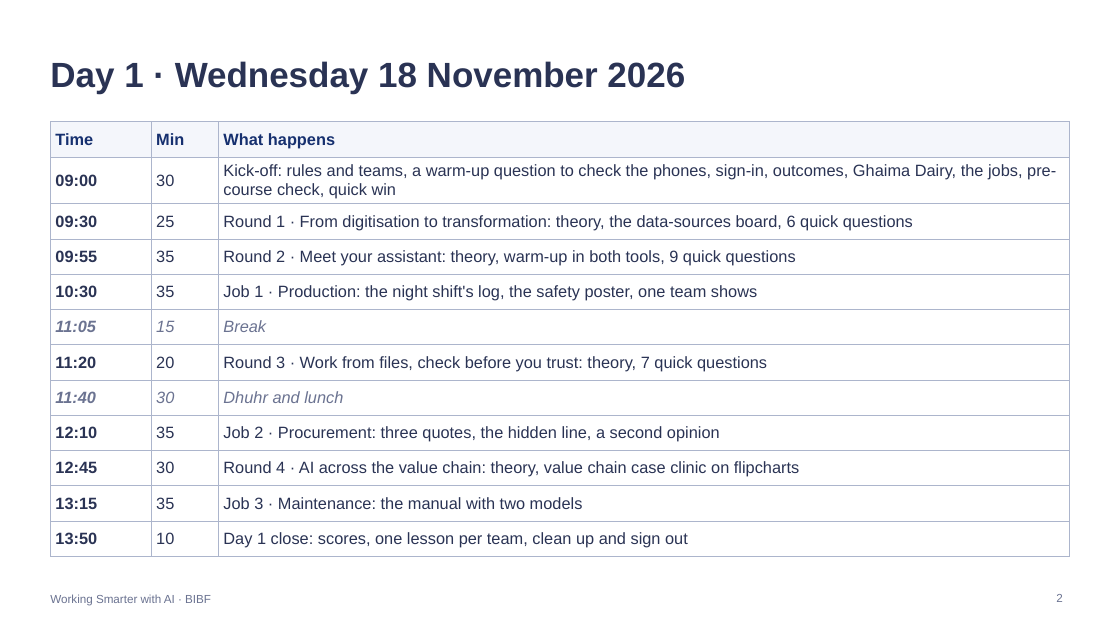
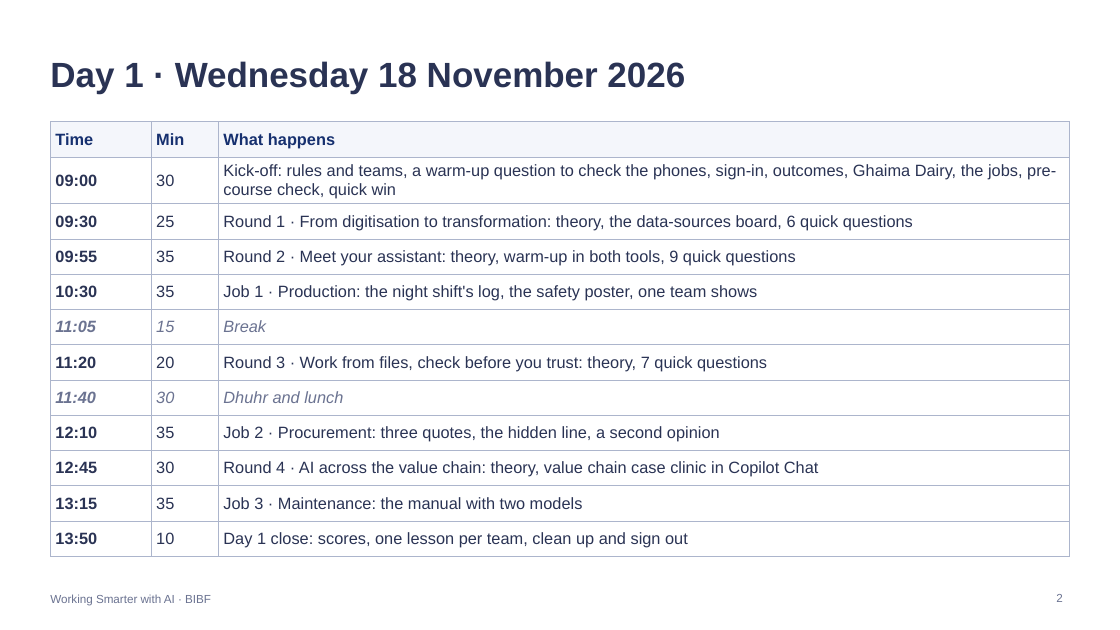
Before and after one commit to Iced377/bibf-arla, a slide deck: slide 2 of outputs/BIBF-Arla-Facilitator.pptx. Drawn at 1120x630 pixels with LibreOffice and Linux fonts; fonts in the diff are those of the drawing. Boxes give left, top, right and bottom in pixels: in the first picture for what was removed or moved away, otherwise in the second. Text is boxed around its words. In the diff, an @@ line names an element or a change of style, - is before the commit and + after.

```diff
--- a/outputs/BIBF-Arla-Facilitator.pptx
+++ b/outputs/BIBF-Arla-Facilitator.pptx
@@ table at [50, 122, 1070, 552] @@
-row 10, column 3: Round 4 · AI across the value chain: theory, value chain case clinic on flipcharts
+row 10, column 3: Round 4 · AI across the value chain: theory, value chain case clinic in Copilot Chat
```
Also in this commit, not shown: 13 other slides changed, 8 slides added, 2 slides removed, 8 other files.
